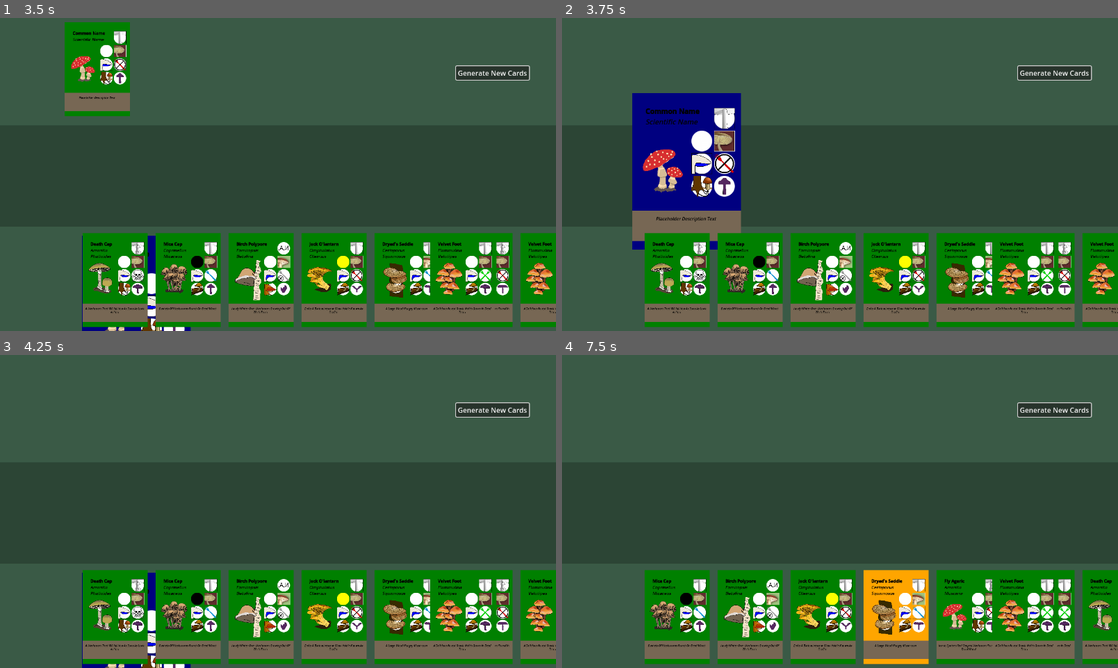
Above: before the commit, frames 1-4 (two rows, left to right).
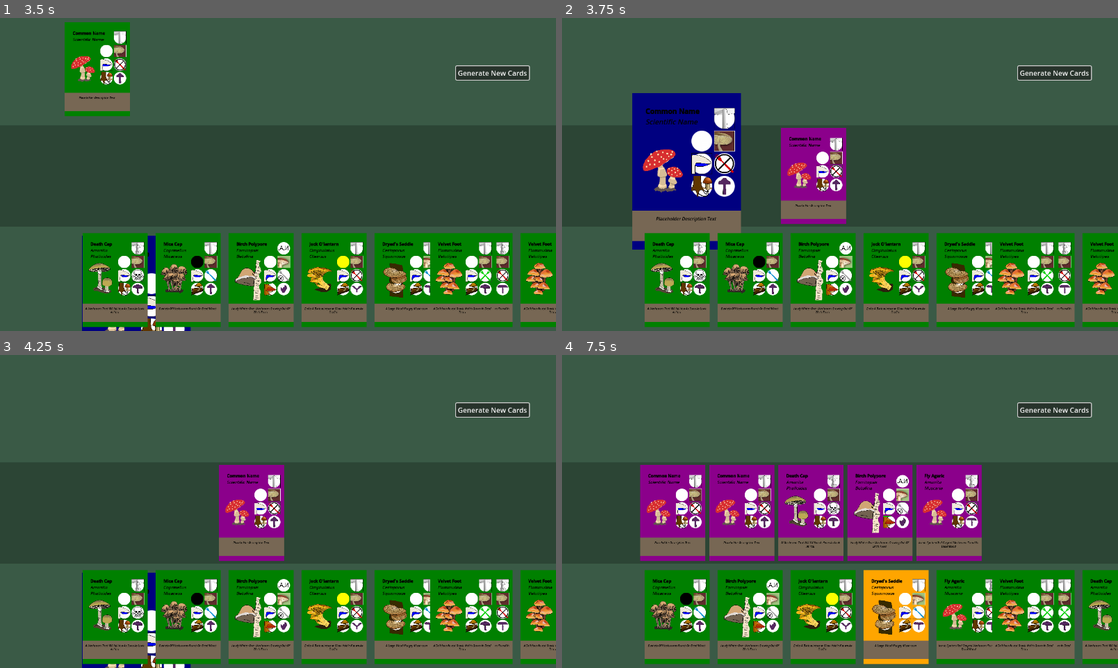
Above: after the commit, the same moments.

Repository: cyschneck/enoki-dokie
Game: Godot game, scene res://scenes/main.tscn
Two runs of this game, one before a commit and one after it. Both use one fixed random seed, a clock stepped at 60 frames per second and the inputs below.
Inputs (mouse positions are in pixels of both pictures, inside the frame that each line leads up to):
- Up to frame 1 (3.5 s): click "Generate New Cards" at 0.5 s; click "Generate New Cards" at 1.25 s; click "Generate New Cards" at 2 s; tap Enter at 2.75 s; drag from (100, 68) to (116, 284) at 2.77 s
- Up to frame 2 (3.75 s): tap Space at 3.5 s; drag from (662, 68) to (678, 284) at 3.52 s
- Up to frame 3 (4.25 s): no input
- Up to frame 4 (7.5 s): tap Enter at 4.25, 5.75 s; move the mouse to (678, 617) at 4.27 s; press the mouse at (678, 617) at 4.28 s; release the mouse at (678, 617) at 5 s; tap Space at 5, 6.5 s; drag from (751, 617) to (967, 621) at 5.02 s; drag from (751, 617) to (1040, 621) at 5.77 s; drag from (823, 617) to (1040, 621) at 6.52 s; move the mouse to (895, 617) at 7.27 s; press the mouse at (895, 617) at 7.28 s

Frame 1 is identical in both runs. In frame 2, 3.6% of the frame differs, in the area x 39-52%, y 35-66%; in frame 3, 3.6%; in frame 4, 18%, in the area x 14-76%, y 35-66%.

Commit message:
set max size for CardSlots

Diff:
--- a/enoki-dokie/scenes/main.tscn
+++ b/enoki-dokie/scenes/main.tscn
@@ -167,6 +167,7 @@
 color = Color(0.12549, 0.203922, 0.152941, 0.556863)
 
 [node name="CardSlots" type="HBoxContainer" parent="MainCanvas/CardSlot/CardSlotBackground" groups=["ui_layer"]]
+unique_name_in_owner = true
 layout_mode = 1
 anchors_preset = -1
 anchor_top = -0.154185
--- a/enoki-dokie/scripts/card_states/card_released_state.gd
+++ b/enoki-dokie/scripts/card_states/card_released_state.gd
@@ -1,24 +1,27 @@
 extends CardState
 
 var card_played: bool
+var max_size_of_card_slot := 2
 
 func enter() -> void:
 	card_played = false # card not yet played
 
-	if not card.targets.is_empty():
+	var ui_layer := get_tree().get_nodes_in_group("ui_layer")
+
+	if not card.targets.is_empty() and not ui_layer[2].get_child_count() < max_size_of_card_slot:
 		# contains a valid target
-		card.color.color = Color.DARK_MAGENTA
 		card_played = true # card played on a valid release spot
-
-		# reparent to "CardSlots" on release
-		var ui_layer := get_tree().get_nodes_in_group("ui_layer")
-		card.reparent(ui_layer[2])
+	else:
+		card_played = false
 
 func on_input(_event: InputEvent) -> void:
-	if card_played:
-		return
+	var ui_layer := get_tree().get_nodes_in_group("ui_layer")
 
-	# if card is not played
-	var ui_layer := get_tree().get_nodes_in_group("ui_layer")
-	card.reparent(ui_layer[1])
-	transition_requested.emit(self, CardState.State.BASE)
+	if not card_played:
+		# reparent to "CardSlots" on release
+		card.color.color = Color.DARK_MAGENTA
+		card.reparent(ui_layer[2])
+	else:
+		# if card is not played or if CardSlot is full
+		card.reparent(ui_layer[1])
+		transition_requested.emit(self, CardState.State.BASE)
